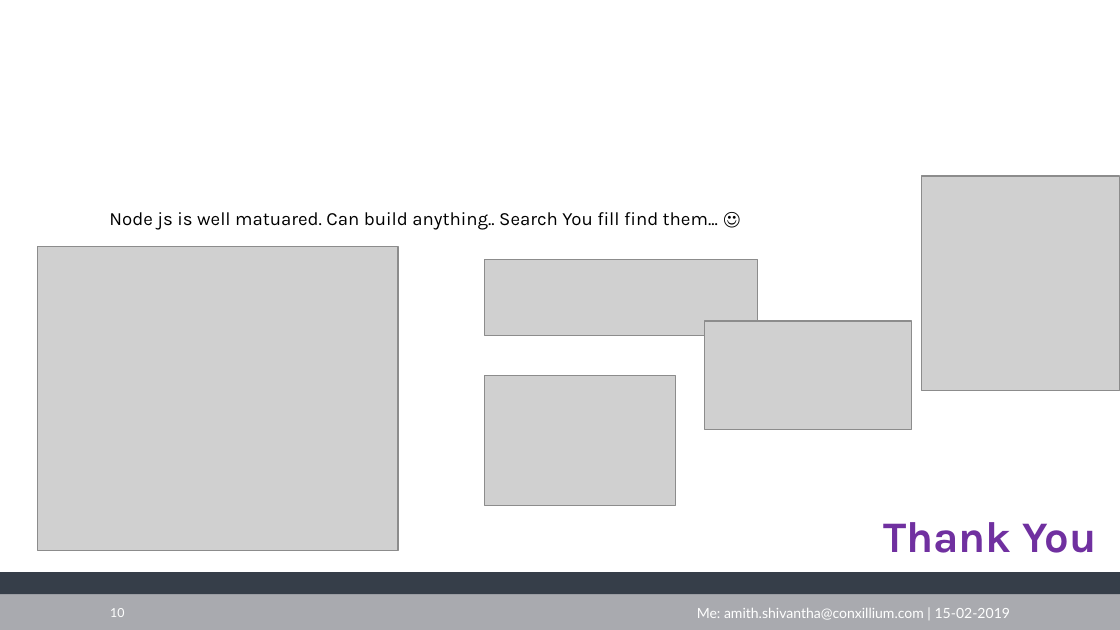
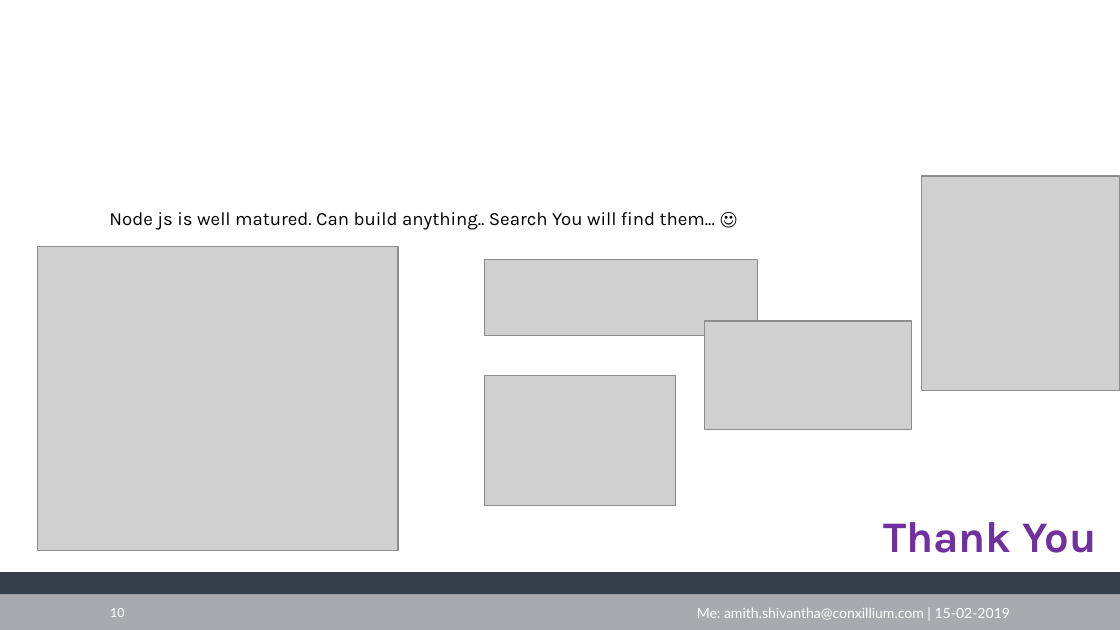
Before and after one commit to kdashivantha/nodejs-cource-conxillium, a slide deck: slide 10 of TechT 06.09.2019 - Node js.pptx. Drawn at 1120x630 pixels with LibreOffice and Linux fonts; fonts in the diff are those of the drawing; grey boxes stand for pictures; background and template pictures are left out. Boxes give left, top, right and bottom in pixels: in the first picture for what was removed or moved away, otherwise in the second. Text is boxed around its words. In the diff, an @@ line names an element or a change of style, - is before the commit and + after.

```diff
--- a/TechT 06.09.2019 - Node js.pptx
+++ b/TechT 06.09.2019 - Node js.pptx
@@ text at (109,212,715,230): text changed @@
-Node js is well matuared. Can build anything.. Search You fill find them... ☺
+Node js is well matured. Can build anything.. Search You will find them... ☺
```
Also in this commit, not shown: 1 other slide changed, 6 other files.
